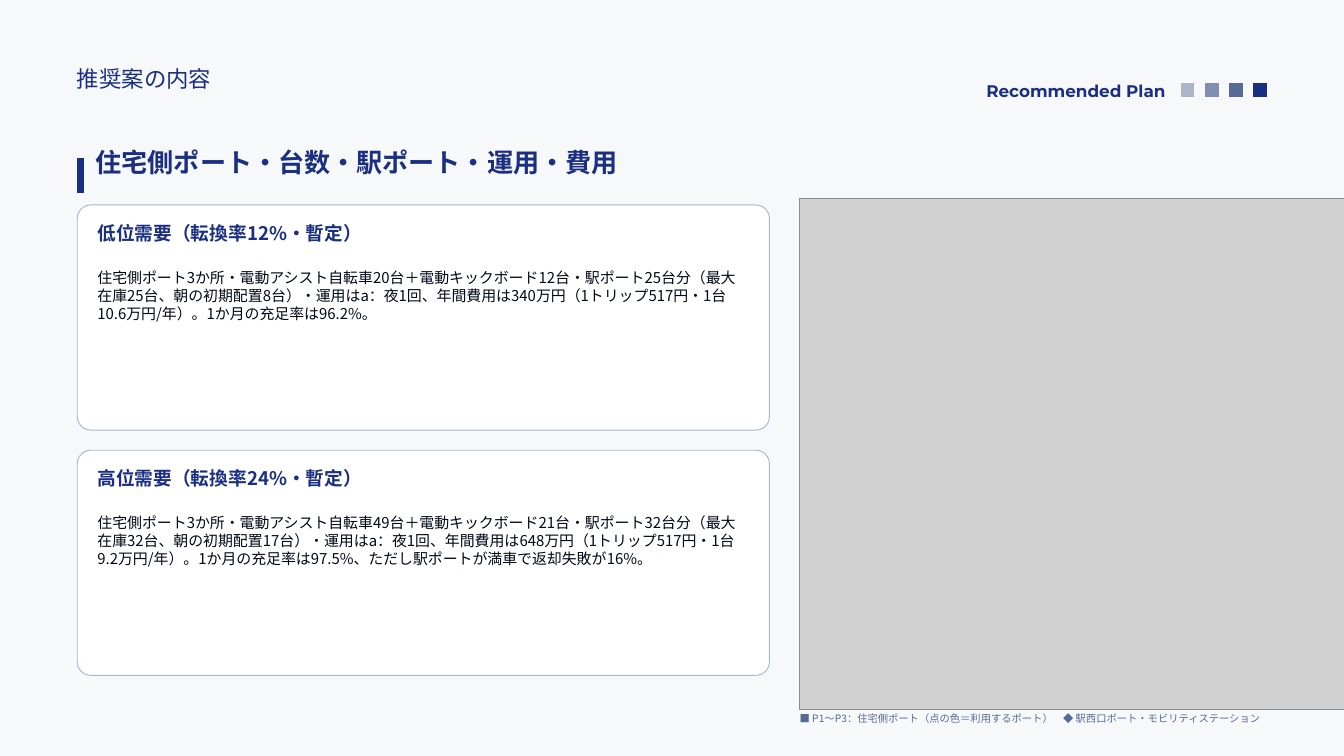
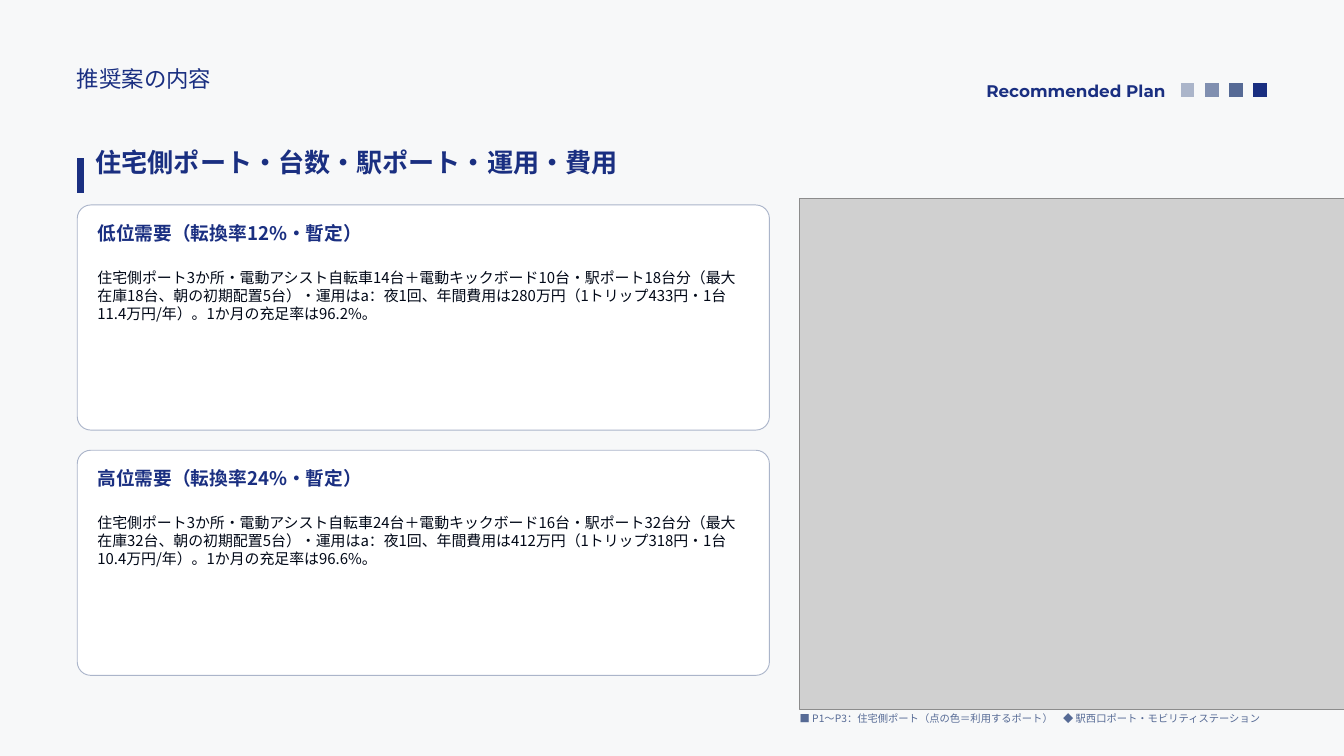
Before and after one commit to saigaeno-cmd/mikuri_sim, a slide deck: slide 3 of data/output/study/報告_モビリティシェア検討.pptx. Drawn at 1344x756 pixels with LibreOffice and Linux fonts; fonts in the diff are those of the drawing; grey boxes stand for pictures. Boxes give left, top, right and bottom in pixels: in the first picture for what was removed or moved away, otherwise in the second. Text is boxed around its words. In the diff, an @@ line names an element or a change of style, - is before the commit and + after.

```diff
--- a/data/output/study/報告_モビリティシェア検討.pptx
+++ b/data/output/study/報告_モビリティシェア検討.pptx
@@ text at bbox=[97, 270, 735, 322]: text changed @@
-住宅側ポート3か所・電動アシスト自転車20台＋電動キックボード12台・駅ポート25台分（最大在庫25台、朝の初期配置8台）・運用はa：夜1回、年間費用は340万円（1トリップ517円・1台10.6万円/年）。1か月の充足率は96.2%。
+住宅側ポート3か所・電動アシスト自転車14台＋電動キックボード10台・駅ポート18台分（最大在庫18台、朝の初期配置5台）・運用はa：夜1回、年間費用は280万円（1トリップ433円・1台11.4万円/年）。1か月の充足率は96.2%。
@@ text at bbox=[97, 515, 735, 567]: text changed @@
-住宅側ポート3か所・電動アシスト自転車49台＋電動キックボード21台・駅ポート32台分（最大在庫32台、朝の初期配置17台）・運用はa：夜1回、年間費用は648万円（1トリップ517円・1台9.2万円/年）。1か月の充足率は97.5%、ただし駅ポートが満車で返却失敗が16%。
+住宅側ポート3か所・電動アシスト自転車24台＋電動キックボード16台・駅ポート32台分（最大在庫32台、朝の初期配置5台）・運用はa：夜1回、年間費用は412万円（1トリップ318円・1台10.4万円/年）。1か月の充足率は96.6%。
```
Also in this commit, not shown: 15 other slides changed, 6 other files.
